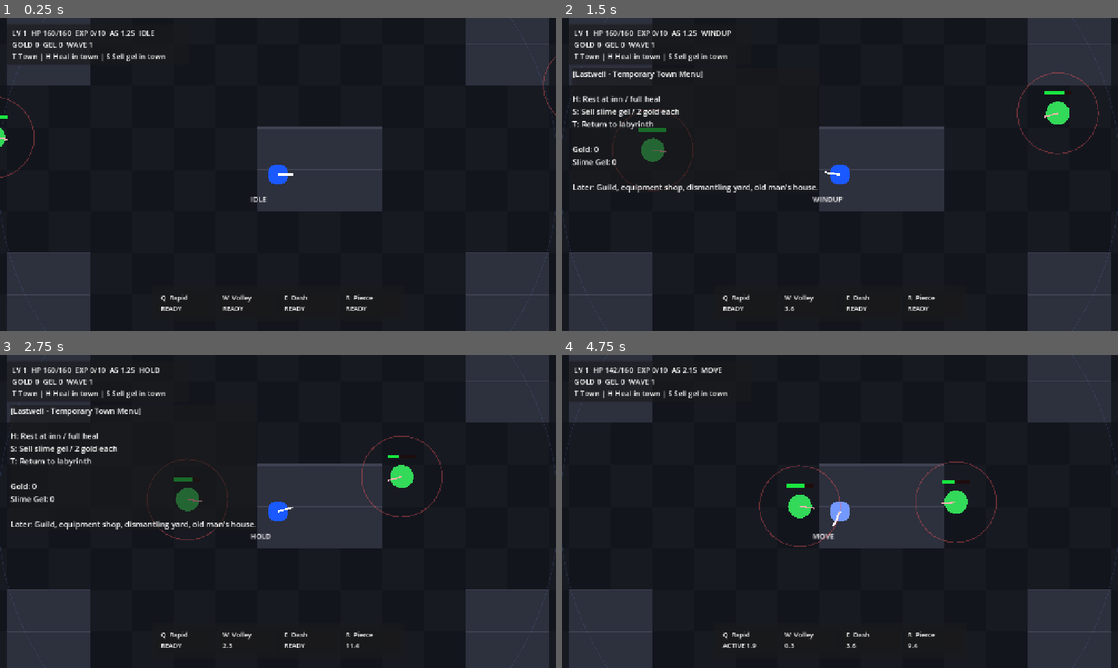
Above: before the commit, frames 1-4 (two rows, left to right).
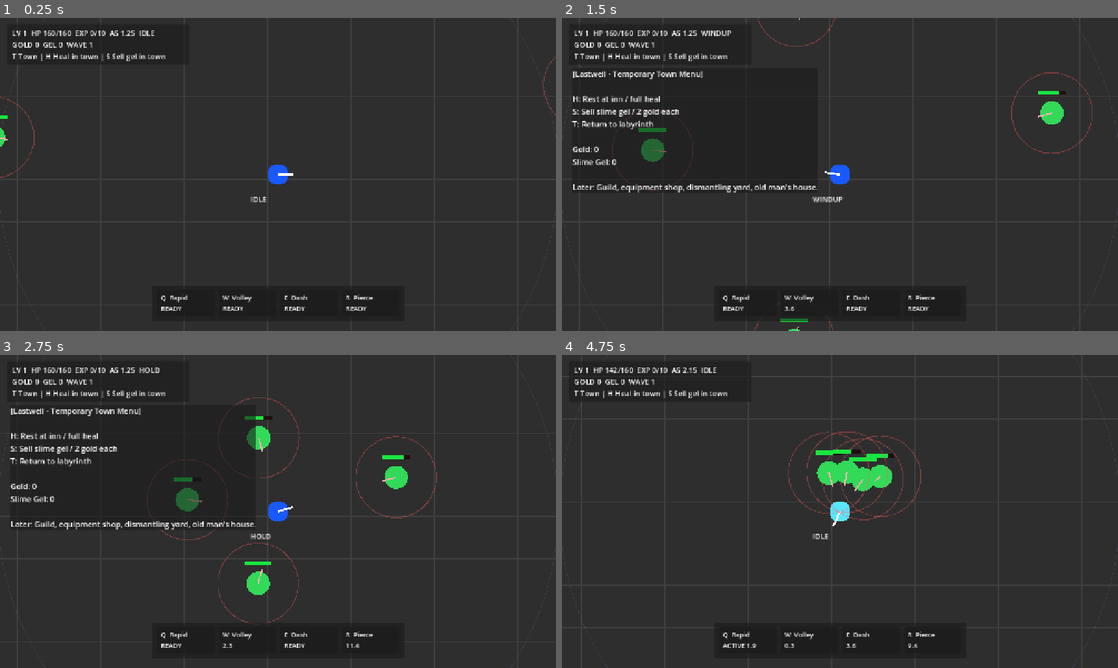
Above: after the commit, the same moments.

Repository: danyoon0760/last-archer
Game: Godot game, scene res://scenes/Main.tscn
Two runs of this game, one before a commit and one after it. Both use one fixed random seed, a clock stepped at 60 frames per second and the inputs below.
Inputs (mouse positions are in pixels of both pictures, inside the frame that each line leads up to):
- Up to frame 1 (0.25 s): no input
- Up to frame 2 (1.5 s): tap Enter at 0.5 s; move the mouse to (962, 158) at 0.52 s; hold W 0.53-1.28 s; tap T at 0.6 s; click (962, 158) at 0.67 s; move the mouse to (728, 190) at 1.27 s; hold S from 1.28 s (still down); tap H at 1.35 s
- Up to frame 3 (2.75 s): move the mouse to (333, 442) at 2.02 s; release S at 2.03 s; hold W from 2.03 s (still down); tap R at 2.1 s
- Up to frame 4 (4.75 s): move the mouse to (812, 574) at 2.77 s; tap E at 2.85 s; click (812, 574) at 2.92 s; move the mouse to (1006, 558) at 3.52 s; release W at 3.53 s; hold A from 3.53 s (still down); tap Q at 3.6 s; move the mouse to (673, 464) at 4.27 s; tap T at 4.35 s

The runs differ from the first frame. In frame 1, 38% of the frame differs, in the area x 0-100%, y 0-100%; in frame 2, 29%; in frame 3, 30%; in frame 4, 40%.

Commit message:
Remove AsciiMap from main scene

Diff:
--- a/scenes/Main.tscn
+++ b/scenes/Main.tscn
@@ -1,7 +1,6 @@
-[gd_scene load_steps=9 format=3]
+[gd_scene load_steps=8 format=3]
 
 [ext_resource type="Script" path="res://scripts/main.gd" id="1_main_script"]
-[ext_resource type="PackedScene" path="res://scenes/AsciiMap.tscn" id="2_ascii_map_scene"]
 [ext_resource type="PackedScene" path="res://scenes/PlayerLOL.tscn" id="3_player_scene"]
 [ext_resource type="Script" path="res://scripts/game_manager.gd" id="4_game_manager_script"]
 [ext_resource type="Script" path="res://scripts/wave_spawner.gd" id="5_wave_spawner_script"]
@@ -12,8 +11,6 @@
 
 [node name="Main" type="Node2D"]
 script = ExtResource("1_main_script")
-
-[node name="AsciiMap" parent="." instance=ExtResource("2_ascii_map_scene")]
 
 [node name="GameManager" type="Node" parent="."]
 script = ExtResource("4_game_manager_script")
